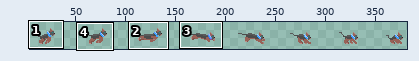
Sprite sheet: Assets/Pet Cats pack/Sprites/Cat-4/Cat-4-Run.png. Above, an overview of the earlier version with the close-up marked.
Close-up. As it was:
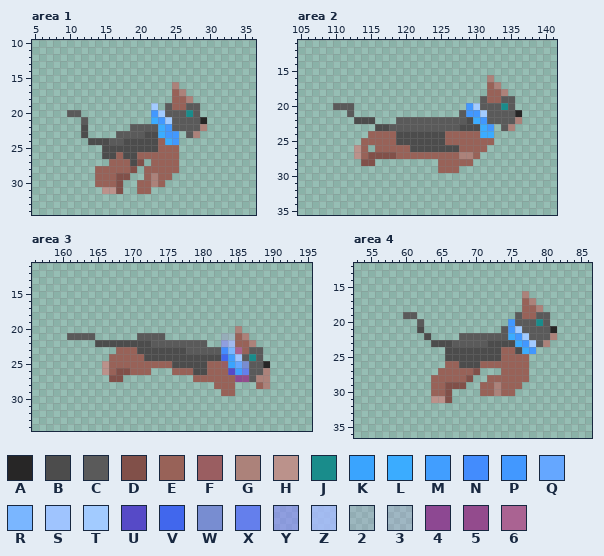
The file is 400x50 pixels. Pixels under 10% opacity are left out. Colours within 5 levels of each other are drawn and written as one. Shown: area 1: x 5..36, y 10..34; area 2: x 105..141, y 11..35; area 3: x 156..195, y 11..34; area 4: x 53..86, y 12..36. The wide view leaves out empty margins. The commit also changed other parts of the picture, which this record leaves out.
Palette (. is transparent): A #272626  B #4c4c4c  C #5a5a5a  D #815049  E #986258  F #9a5e61  G #ac827a  H #bb928b  J #198c8b  K #3aa4fe  L #3bacff  M #419eff  N #438cfd  P #4298ff  Q #65a7ff  R #7ab6ff  S #9fc4fe  T #a2cbff  U #564ac7  V #4167ed  W #788dd1  X #647fec  Y #8987ff93  Z #a6bbffce  2 #c18dff23  3 #c59bff33  4 #8d4892  5 #934b8d  6 #aa6392
Once edited:
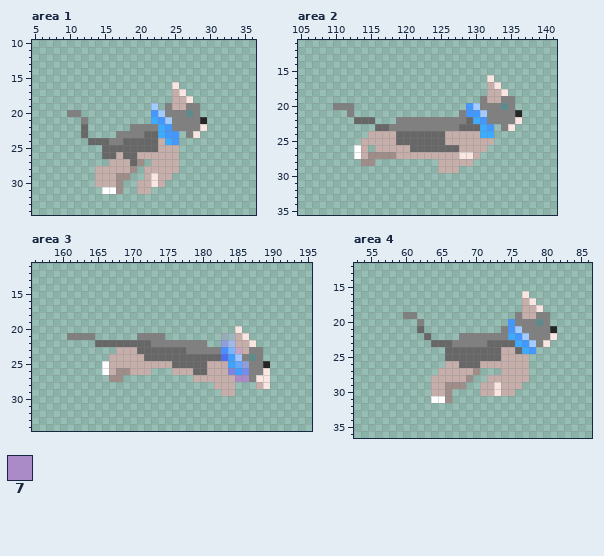
Colours new in this view: 7 #aa8bc8
Edits made:
colour 6: #aa6392 -> #c4a3c8
colour B: #4c4c4c -> #676767
colour C: #5a5a5a -> #808080
colour D: #815049 -> #9f8d89
colour E: #986258 -> #c6afab
colour F: #9a5e61 -> #c5a9af
colour G: #ac827a -> #f9e6e2
colour H: #bb928b -> #ffffff
colour J: #198c8b -> #5d8b8b
colour N: #438cfd -> #498ffd
colour U: #564ac7 -> #8183e2
colour V: #4167ed -> #4c6ef0
colour W: #788dd1 -> #909fdc
colour X: #647fec -> #758bf0
Changed rows in their new state; - is a pixel that keeps its letter.
Area 3:
first column x 185:
27 77
